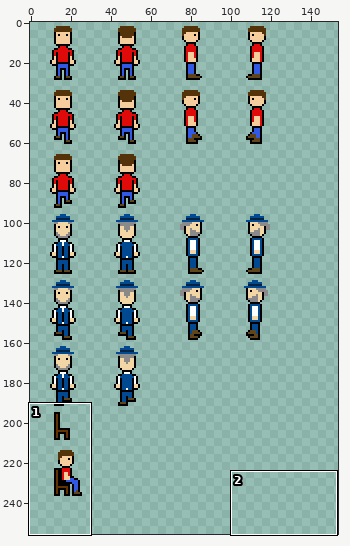
Sprite sheet -- res/characterSheet.png. The picture above shows the old version from afar; the outline marks the close-up.
Close-up. Earlier state:
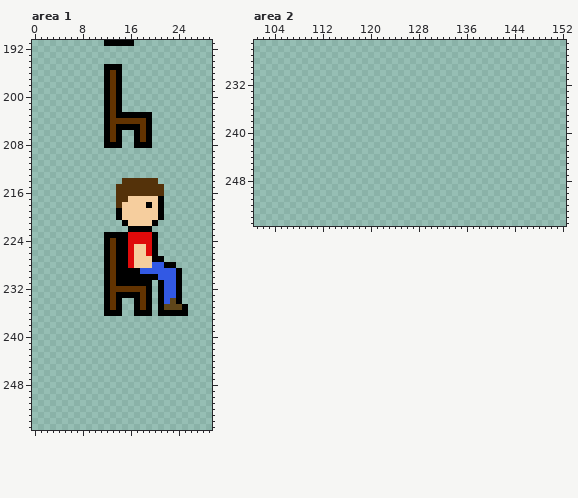
The file is 256x256 pixels. Pixels under 10% opacity are left out. Colours within 5 levels of each other are drawn and written as one. Shown: area 1: x 0..29, y 191..255; area 2: x 101..152, y 225..255. The wide view leaves out empty margins. The commit also changed other parts of the picture, which this record leaves out.
And afterwards:
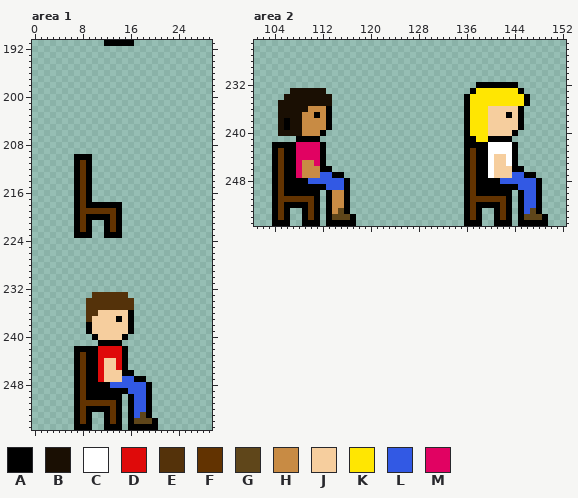
Palette (. is transparent): A #000000  B #1a0f03  C #ffffff  D #df0a0a  E #54320a  F #623301  G #5f461a  H #c88b44  J #f6ce9e  K #ffe602  L #3259e4  M #e10262
Edits made:
--- area 1
@@ x 0..29 @@
 194 ..............................
-195 ............AAA...............
-196 ............AFA...............
-197 ............AFA...............
-198 ............AFA...............
-199 ............AFA...............
-200 ............AFA...............
-201 ............AFA...............
-202 ............AFA...............
-203 ............AFAAAAAA..........
-204 ............AFFFFFFA..........
-205 ............AFAAAAFA..........
-206 ............AFA..AFA..........
-207 ............AFA..AFA..........
-208 ............AAA..AAA..........
+195 ..............................
+196 ..............................
+197 ..............................
+198 ..............................
+199 ..............................
+200 ..............................
+201 ..............................
+202 ..............................
+203 ..............................
+204 ..............................
+205 ..............................
+206 ..............................
+207 ..............................
+208 ..............................
 209 ..............................
-210 ..............................
-211 ..............................
-212 ..............................
-213 ..............................
-214 ...............EEEEEE.........
-215 ..............EEEEEEEE........
-216 ..............EEEEEEEE........
-217 ..............EEJJJJJA........
-218 ..............EJJJJAJA........
-219 ..............AJJJJJJA........
-220 ..............AJJJJJJA........
-221 ...............AJJJJA.........
-222 ................AAAA..........
-223 ............AAAADDDDA.........
-224 ............AFAADDDDA.........
-225 ............AFAADJJDA.........
-226 ............AFAADJJDA.........
-227 ............AFAADJJJAA........
-228 ............AFAADJJJLLAA......
-229 ............AFAAAALLLLLLA.....
-230 ............AFAAAAAAALLLA.....
-231 ............AFAAAAAA.ALLA.....
-232 ............AFFFFFFA.ALLA.....
-233 ............AFAAAAFA.ALLA.....
-234 ............AFA..AFA.ALGA.....
-235 ............AFA..AFA.AGGGA....
-236 ............AAA..AAA.AAAAA....
-237 ..............................
-238 ..............................
-239 ..............................
-240 ..............................
-241 ..............................
-242 ..............................
-243 ..............................
-244 ..............................
-245 ..............................
-246 ..............................
-247 ..............................
-248 ..............................
-249 ..............................
-250 ..............................
-251 ..............................
-252 ..............................
-253 ..............................
-254 ..............................
-255 ..............................
+210 .......AAA....................
+211 .......AFA....................
+212 .......AFA....................
+213 .......AFA....................
+214 .......AFA....................
+215 .......AFA....................
+216 .......AFA....................
+217 .......AFA....................
+218 .......AFAAAAAA...............
+219 .......AFFFFFFA...............
+220 .......AFAAAAFA...............
+221 .......AFA..AFA...............
+222 .......AFA..AFA...............
+223 .......AAA..AAA...............
+224 ..............................
+225 ..............................
+226 ..............................
+227 ..............................
+228 ..............................
+229 ..............................
+230 ..............................
+231 ..............................
+232 ..............................
+233 ..........EEEEEE..............
+234 .........EEEEEEEE.............
+235 .........EEEEEEEE.............
+236 .........EEJJJJJA.............
+237 .........EJJJJAJA.............
+238 .........AJJJJJJA.............
+239 .........AJJJJJJA.............
+240 ..........AJJJJA..............
+241 ...........AAAA...............
+242 .......AAAADDDDA..............
+243 .......AFAADDDDA..............
+244 .......AFAADJJDA..............
+245 .......AFAADJJDA..............
+246 .......AFAADJJJAA.............
+247 .......AFAADJJJLLAA...........
+248 .......AFAAAALLLLLLA..........
+249 .......AFAAAAAAALLLA..........
+250 .......AFAAAAAA.ALLA..........
+251 .......AFFFFFFA.ALLA..........
+252 .......AFAAAAFA.ALLA..........
+253 .......AFA..AFA.ALGA..........
+254 .......AFA..AFA.AGGGA.........
+255 .......AAA..AAA.AAAAA.........
--- area 2
@@ x 101..152 @@
 231 ....................................................
-232 ....................................................
-233 ....................................................
-234 ....................................................
-235 ....................................................
-236 ....................................................
-237 ....................................................
-238 ....................................................
-239 ....................................................
-240 ....................................................
-241 ....................................................
-242 ....................................................
-243 ....................................................
-244 ....................................................
-245 ....................................................
-246 ....................................................
-247 ....................................................
-248 ....................................................
-249 ....................................................
-250 ....................................................
-251 ....................................................
-252 ....................................................
-253 ....................................................
-254 ....................................................
-255 ....................................................
+232 .....................................AAAAAAA........
+233 ......BBBBBB........................AKKKKKKKA.......
+234 .....BBBBBBBB......................AKKKKKKKKKA......
+235 ....BBBBBBBBB......................AKKKKKKKKKA......
+236 ....BBBBBHHHA......................AKKKJJJJJA.......
+237 ....BBBBHHAHA......................AKKKJJJAJA.......
+238 ....BABBHHHHA......................AKKKJJJJJA.......
+239 ....BABBHHHHA......................AKKKJJJJJA.......
+240 ....BBBBHHHA.......................AKKKJJJJA........
+241 .......AAAA........................AAKKAAAA.........
+242 ...AAAAMMMMA.......................AAAACCCCA........
+243 ...AFAAMMMMA.......................AFAACCCCA........
+244 ...AFAAMMMMA.......................AFAACJJCA........
+245 ...AFAAMHHMA.......................AFAACJJCA........
+246 ...AFAAMHHHAA......................AFAACJJJAA.......
+247 ...AFAAMHHHLLAA....................AFAACJJJLLAA.....
+248 ...AFAAAALLLLLLA...................AFAAAALLLLLLA....
+249 ...AFAAAAAAALLLA...................AFAAAAAAALLLA....
+250 ...AFAAAAAA.AHHA...................AFAAAAAA.ALLA....
+251 ...AFFFFFFA.AHHA...................AFFFFFFA.ALLA....
+252 ...AFAAAAFA.AHHA...................AFAAAAFA.ALLA....
+253 ...AFA..AFA.AHGA...................AFA..AFA.ALGA....
+254 ...AFA..AFA.AGGGA..................AFA..AFA.AGGGA...
+255 ...AAA..AAA.AAAAA..................AAA..AAA.AAAAA...
Where, in picture pixels (left, top, right, bottom), the same in both close-ups:
changed: (74, 64, 188, 430)
added: (464, 82, 548, 226)
added: (272, 88, 356, 226)
